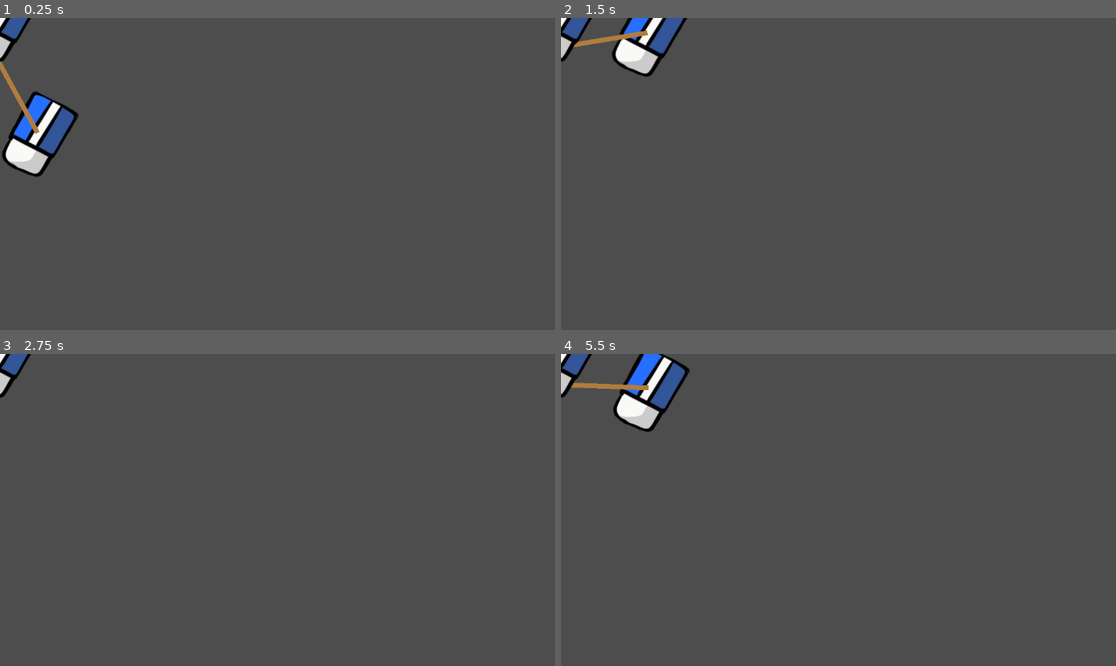
Above: before the commit, frames 1-4 (two rows, left to right).
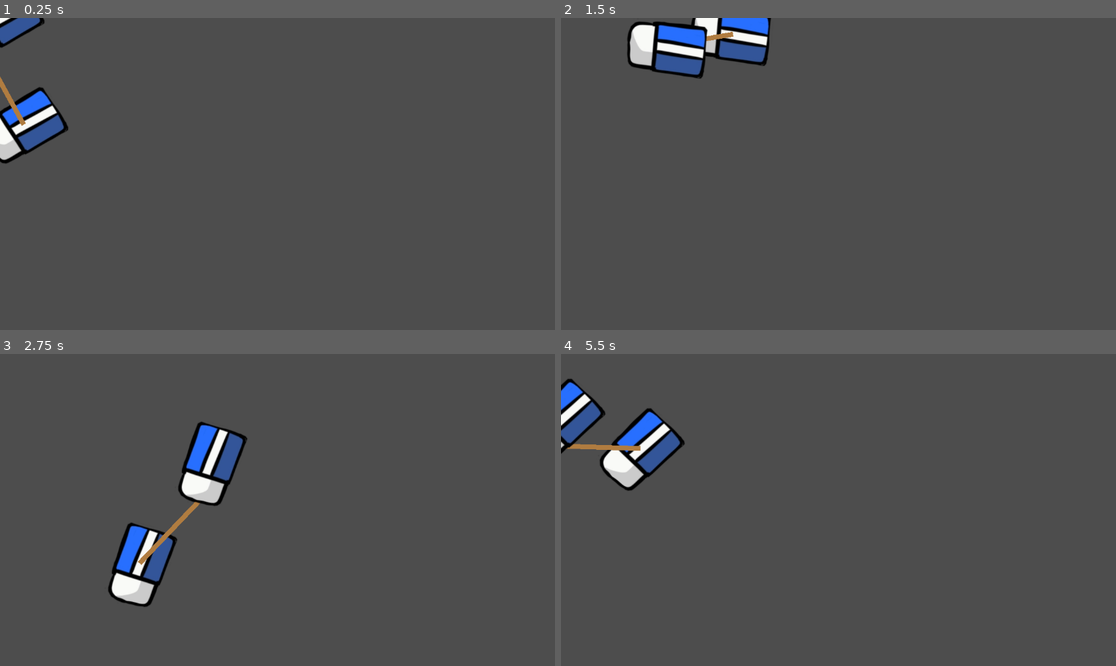
Above: after the commit, the same moments.

Repository: gnorris55/horseGameJam
Game: Godot game, scene res://Scenes/horse.tscn
The game is run twice, just before and just after one commit, with the same random seed, the same clock (stepped at 60 frames per second) and the same inputs. Before the commit the project has no main scene; this scene is started directly in both runs.
Inputs (mouse positions are in pixels of both pictures, inside the frame that each line leads up to):
- Up to frame 1 (0.25 s): no input
- Up to frame 2 (1.5 s): move the mouse to (960, 158) at 0.52 s; hold Right (right, bound only after the commit) 0.53-1.28 s; move the mouse to (727, 189) at 1.27 s; hold Down (down, bound only after the commit) from 1.28 s (still down)
- Up to frame 3 (2.75 s): move the mouse to (333, 441) at 2.02 s; release Down (down, bound only after the commit) at 2.03 s; hold Right (right, bound only after the commit) from 2.03 s (still down)
- Up to frame 4 (5.5 s): move the mouse to (810, 572) at 2.77 s; release Right (right, bound only after the commit) at 2.78 s; hold Up (up, bound only after the commit) 2.78-3.53 s; move the mouse to (1005, 556) at 3.52 s; hold Left (left, bound only after the commit) 3.53-5.03 s; move the mouse to (672, 463) at 4.27 s; move the mouse to (866, 510) at 5.02 s; hold Down (down, bound only after the commit) from 5.03 s (still down)

The runs differ from the first frame. In frame 1, 2.9% of the frame differs, in the area x 0-15%, y 0-52%; in frame 2, 4.7%; in frame 3, 5.0%; in frame 4, 5.8%, in the area x 0-24%, y 0-44%.

Commit message:
spiny horse

Diff:
--- a/horsegamejam/Scripts/movement.gd
+++ b/horsegamejam/Scripts/movement.gd
@@ -1,8 +1,10 @@
 extends Node2D
 
-var speed = 100;#determined by wheels and fans that will be added
+var speed = 300;#determined by wheels and fans that will be added
 
 #var parent_pos = get_parent().position
+
+@onready var parent = get_parent();
 
 # Called when the node enters the scene tree for the first time.
 func _ready() -> void:
@@ -12,10 +14,15 @@
 # Called every frame. 'delta' is the elapsed time since the previous frame.
 func _process(delta: float) -> void:
 	if Input.is_action_pressed("left"):
-		get_parent().position.x -=delta*speed
+		parent.position.x -=delta*speed
 	elif Input.is_action_pressed("right"):
-		get_parent().position.x +=delta*speed
+		parent.position.x +=delta*speed
 	elif Input.is_action_pressed("up"):
-		get_parent().position.y -=delta*speed
+		parent.position.y -=delta*speed
 	elif Input.is_action_pressed("down"):
-		get_parent().position.y +=delta*speed
+		parent.position.y +=delta*speed
+
+	var vec = Vector2(get_global_mouse_position().x - get_parent().position.x,get_global_mouse_position().y - get_parent().position.y)
+	print(vec.angle())
+	parent.rotation = vec.angle()
+	#get_node("/root/Horse//horseSprite").rotation = vec.angle()
--- a/horsegamejam/project.godot
+++ b/horsegamejam/project.godot
@@ -11,6 +11,7 @@
 [application]
 
 config/name="horseGameJam"
+run/main_scene="res://Scenes/horse.tscn"
 config/features=PackedStringArray("4.3", "GL Compatibility")
 config/icon="res://icon.svg"
 
@@ -18,6 +19,33 @@
 
 horse="The main player character"
 
+[input]
+
+up={
+"deadzone": 0.5,
+"events": [Object(InputEventKey,"resource_local_to_scene":false,"resource_name":"","device":-1,"window_id":0,"alt_pressed":false,"shift_pressed":false,"ctrl_pressed":false,"meta_pressed":false,"pressed":false,"keycode":0,"physical_keycode":4194320,"key_label":0,"unicode":0,"location":0,"echo":false,"script":null)
+, Object(InputEventKey,"resource_local_to_scene":false,"resource_name":"","device":-1,"window_id":0,"alt_pressed":false,"shift_pressed":false,"ctrl_pressed":false,"meta_pressed":false,"pressed":false,"keycode":0,"physical_keycode":87,"key_label":0,"unicode":119,"location":0,"echo":false,"script":null)
+]
+}
+down={
+"deadzone": 0.5,
+"events": [Object(InputEventKey,"resource_local_to_scene":false,"resource_name":"","device":-1,"window_id":0,"alt_pressed":false,"shift_pressed":false,"ctrl_pressed":false,"meta_pressed":false,"pressed":false,"keycode":0,"physical_keycode":4194322,"key_label":0,"unicode":0,"location":0,"echo":false,"script":null)
+, Object(InputEventKey,"resource_local_to_scene":false,"resource_name":"","device":-1,"window_id":0,"alt_pressed":false,"shift_pressed":false,"ctrl_pressed":false,"meta_pressed":false,"pressed":false,"keycode":0,"physical_keycode":83,"key_label":0,"unicode":115,"location":0,"echo":false,"script":null)
+]
+}
+right={
+"deadzone": 0.5,
+"events": [Object(InputEventKey,"resource_local_to_scene":false,"resource_name":"","device":-1,"window_id":0,"alt_pressed":false,"shift_pressed":false,"ctrl_pressed":false,"meta_pressed":false,"pressed":false,"keycode":0,"physical_keycode":4194321,"key_label":0,"unicode":0,"location":0,"echo":false,"script":null)
+, Object(InputEventKey,"resource_local_to_scene":false,"resource_name":"","device":-1,"window_id":0,"alt_pressed":false,"shift_pressed":false,"ctrl_pressed":false,"meta_pressed":false,"pressed":false,"keycode":0,"physical_keycode":68,"key_label":0,"unicode":100,"location":0,"echo":false,"script":null)
+]
+}
+left={
+"deadzone": 0.5,
+"events": [Object(InputEventKey,"resource_local_to_scene":false,"resource_name":"","device":-1,"window_id":0,"alt_pressed":false,"shift_pressed":false,"ctrl_pressed":false,"meta_pressed":false,"pressed":false,"keycode":0,"physical_keycode":4194319,"key_label":0,"unicode":0,"location":0,"echo":false,"script":null)
+, Object(InputEventKey,"resource_local_to_scene":false,"resource_name":"","device":-1,"window_id":0,"alt_pressed":false,"shift_pressed":false,"ctrl_pressed":false,"meta_pressed":false,"pressed":false,"keycode":0,"physical_keycode":65,"key_label":0,"unicode":97,"location":0,"echo":false,"script":null)
+]
+}
+
 [rendering]
 
 renderer/rendering_method="gl_compatibility"
